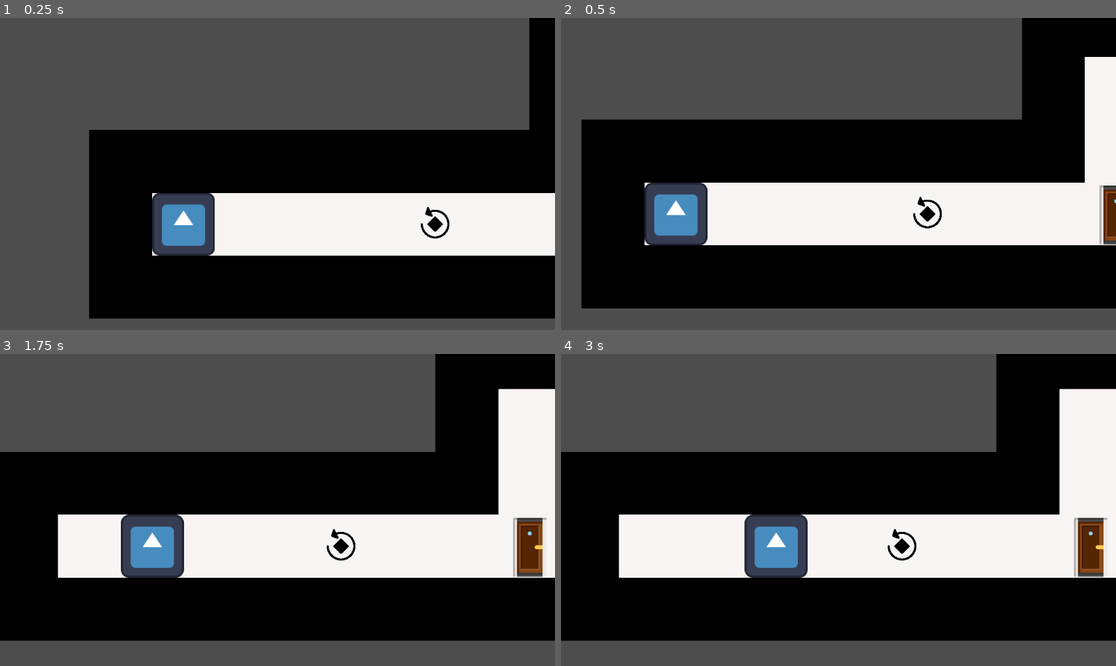
Above: before the commit, frames 1-4 (two rows, left to right).
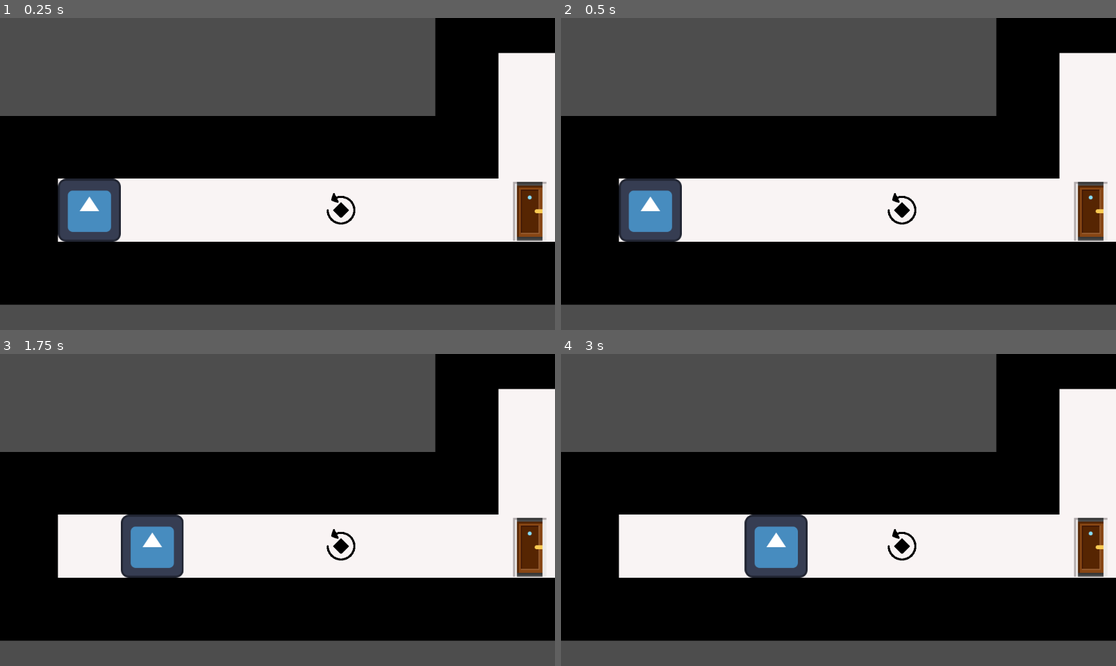
Above: after the commit, the same moments.

Repository: CCantale/MatterOfTime2024
Game: Godot game, scene res://Main/World.tscn
Two runs of this game, one before a commit and one after it. Both use one fixed random seed, a clock stepped at 60 frames per second and the inputs below. The engine's default icon, where the game draws it, is replaced by a stand-in: a white triangle on a blue panel in a dark square.
Inputs:
- Up to frame 1 (0.25 s): no input
- Up to frame 2 (0.5 s): no input
- Up to frame 3 (1.75 s): hold Right (ui_right) 0.53-1.28 s; hold Down (ui_down) from 1.28 s (still down)
- Up to frame 4 (3 s): tap Enter at 2 s; release Down (ui_down) at 2.03 s; hold Right (ui_right) 2.03-2.78 s; tap Space at 2.75 s; hold Up (ui_up) from 2.78 s (still down)

The runs differ from the first frame. In frame 1, 37% of the frame differs, in the area x 0-100%, y 0-97%; in frame 2, 14%; in frame 3, less than 0.1%; in frame 4, less than 0.1%.

Commit message:
cameraAnimation time change
1->2 = 1.2 sec
2->3 = 1.5 sec

Diff:
--- a/Main/World.tscn
+++ b/Main/World.tscn
@@ -66,7 +66,7 @@
 tracks/0/interp = 1
 tracks/0/loop_wrap = true
 tracks/0/keys = {
-"times": PackedFloat32Array(0, 1.5),
+"times": PackedFloat32Array(0, 1.2),
 "transitions": PackedFloat32Array(1, 1),
 "update": 0,
 "values": [Vector2(1.7, 1.7), Vector2(1.6, 1.6)]
@@ -78,10 +78,38 @@
 tracks/1/interp = 1
 tracks/1/loop_wrap = true
 tracks/1/keys = {
-"times": PackedFloat32Array(0, 1.5),
+"times": PackedFloat32Array(0, 1.2),
 "transitions": PackedFloat32Array(1, 1),
 "update": 0,
 "values": [Vector2(702.74, 246.141), Vector2(1512.13, 180.062)]
+}
+
+[sub_resource type="Animation" id="Animation_wndmu"]
+resource_name = "Level 2-1"
+length = 1.5
+tracks/0/type = "value"
+tracks/0/imported = false
+tracks/0/enabled = true
+tracks/0/path = NodePath("Camera2D:zoom")
+tracks/0/interp = 1
+tracks/0/loop_wrap = true
+tracks/0/keys = {
+"times": PackedFloat32Array(0, 1.2),
+"transitions": PackedFloat32Array(1, 1),
+"update": 0,
+"values": [Vector2(1.6, 1.6), Vector2(1.7, 1.7)]
+}
+tracks/1/type = "value"
+tracks/1/imported = false
+tracks/1/enabled = true
+tracks/1/path = NodePath("Camera2D:position")
+tracks/1/interp = 1
+tracks/1/loop_wrap = true
+tracks/1/keys = {
+"times": PackedFloat32Array(0, 1.2),
+"transitions": PackedFloat32Array(1, 1),
+"update": 0,
+"values": [Vector2(1512.13, 180.062), Vector2(702.74, 246.141)]
 }
 
 [sub_resource type="Animation" id="Animation_vaant"]
@@ -94,7 +122,7 @@
 tracks/0/interp = 1
 tracks/0/loop_wrap = true
 tracks/0/keys = {
-"times": PackedFloat32Array(0, 2),
+"times": PackedFloat32Array(0, 1.5),
 "transitions": PackedFloat32Array(1, 1),
 "update": 0,
 "values": [Vector2(1.6, 1.6), Vector2(1.4, 1.4)]
@@ -106,10 +134,38 @@
 tracks/1/interp = 1
 tracks/1/loop_wrap = true
 tracks/1/keys = {
-"times": PackedFloat32Array(0, 2),
+"times": PackedFloat32Array(0, 1.5),
 "transitions": PackedFloat32Array(1, 1),
 "update": 0,
 "values": [Vector2(1512.13, 180.062), Vector2(2430, -59)]
+}
+
+[sub_resource type="Animation" id="Animation_rto4n"]
+resource_name = "Level 3-2"
+length = 1.5
+tracks/0/type = "value"
+tracks/0/imported = false
+tracks/0/enabled = true
+tracks/0/path = NodePath("Camera2D:zoom")
+tracks/0/interp = 1
+tracks/0/loop_wrap = true
+tracks/0/keys = {
+"times": PackedFloat32Array(0, 1.5),
+"transitions": PackedFloat32Array(1, 1),
+"update": 0,
+"values": [Vector2(1.4, 1.4), Vector2(1.6, 1.6)]
+}
+tracks/1/type = "value"
+tracks/1/imported = false
+tracks/1/enabled = true
+tracks/1/path = NodePath("Camera2D:position")
+tracks/1/interp = 1
+tracks/1/loop_wrap = true
+tracks/1/keys = {
+"times": PackedFloat32Array(0, 1.5),
+"transitions": PackedFloat32Array(1, 1),
+"update": 0,
+"values": [Vector2(2430, -59), Vector2(1512.13, 180.062)]
 }
 
 [sub_resource type="Animation" id="Animation_dafxs"]
@@ -137,61 +193,6 @@
 "transitions": PackedFloat32Array(1),
 "update": 0,
 "values": [Vector2(-3.57019, 141.472)]
-}
-
-[sub_resource type="Animation" id="Animation_wndmu"]
-resource_name = "Level 2-1"
-length = 1.5
-tracks/0/type = "value"
-tracks/0/imported = false
-tracks/0/enabled = true
-tracks/0/path = NodePath("Camera2D:zoom")
-tracks/0/interp = 1
-tracks/0/loop_wrap = true
-tracks/0/keys = {
-"times": PackedFloat32Array(0, 1.5),
-"transitions": PackedFloat32Array(1, 1),
-"update": 0,
-"values": [Vector2(1.6, 1.6), Vector2(1.7, 1.7)]
-}
-tracks/1/type = "value"
-tracks/1/imported = false
-tracks/1/enabled = true
-tracks/1/path = NodePath("Camera2D:position")
-tracks/1/interp = 1
-tracks/1/loop_wrap = true
-tracks/1/keys = {
-"times": PackedFloat32Array(0, 1.5),
-"transitions": PackedFloat32Array(1, 1),
-"update": 0,
-"values": [Vector2(1512.13, 180.062), Vector2(702.74, 246.141)]
-}
-
-[sub_resource type="Animation" id="Animation_rto4n"]
-resource_name = "Level 3-2"
-tracks/0/type = "value"
-tracks/0/imported = false
-tracks/0/enabled = true
-tracks/0/path = NodePath("Camera2D:zoom")
-tracks/0/interp = 1
-tracks/0/loop_wrap = true
-tracks/0/keys = {
-"times": PackedFloat32Array(0, 1),
-"transitions": PackedFloat32Array(1, 1),
-"update": 0,
-"values": [Vector2(1.4, 1.4), Vector2(1.6, 1.6)]
-}
-tracks/1/type = "value"
-tracks/1/imported = false
-tracks/1/enabled = true
-tracks/1/path = NodePath("Camera2D:position")
-tracks/1/interp = 1
-tracks/1/loop_wrap = true
-tracks/1/keys = {
-"times": PackedFloat32Array(0, 1),
-"transitions": PackedFloat32Array(1, 1),
-"update": 0,
-"values": [Vector2(2430, -59), Vector2(1512.13, 180.062)]
 }
 
 [sub_resource type="AnimationLibrary" id="AnimationLibrary_nd5ho"]
@@ -228,7 +229,6 @@
 skew = -0.0389451
 offset = Vector2(2.08165e-12, 2.08165e-12)
 zoom = Vector2(1.7, 1.7)
-position_smoothing_enabled = true
 drag_left_margin = 0.4
 drag_top_margin = 0.4
 drag_right_margin = 0.4
